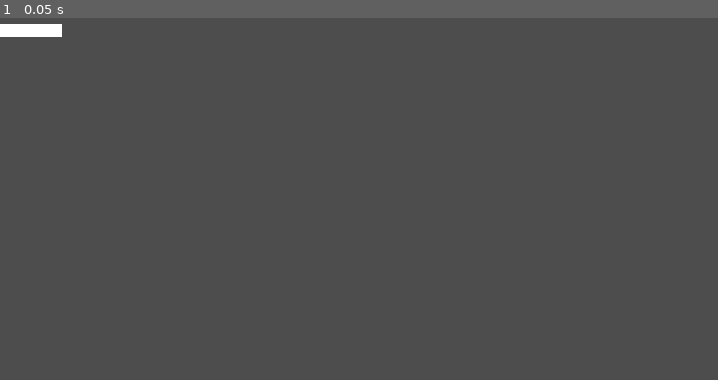
Above: before the commit, frame 1.
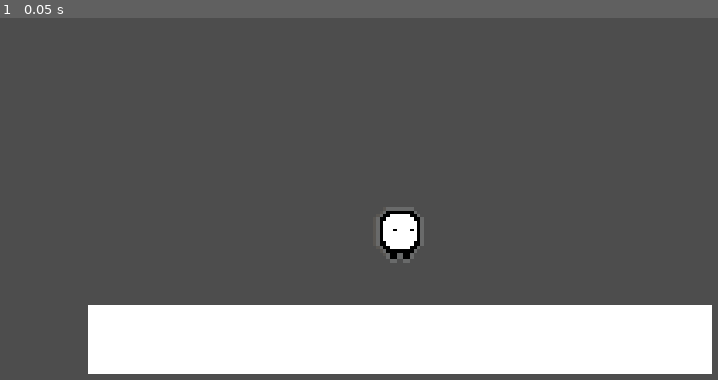
Above: after the commit, the same moment.

Repository: Mrneptune11/Unlimited-Games-Jam
Game: Godot game, scene res://Main.tscn
The game is run twice, just before and just after one commit, with the same random seed, the same clock (stepped at 60 frames per second) and the same inputs.
Inputs:
- Up to frame 1 (0.05 s): no input

The runs differ from the first frame. In frame 1, 18% of the frame differs, in the area x 0-100%, y 1-99%.

Commit message:
networking progress

Diff:
--- a/Lobby.tscn
+++ b/Lobby.tscn
@@ -1,6 +1,9 @@
 [gd_scene format=3 uid="uid://bi6nfjhot1eo5"]
 
+[ext_resource type="Script" uid="uid://3mtp3mvg1058" path="res://lobby.gd" id="1_gv8if"]
+
 [node name="Lobby" type="Node2D" unique_id=2146104970]
+script = ExtResource("1_gv8if")
 
 [node name="Level" type="Node2D" parent="." unique_id=817860642]
 
--- a/Main.tscn
+++ b/Main.tscn
@@ -1,9 +1,13 @@
 [gd_scene format=3 uid="uid://dwwa4u4id4t2m"]
+
+[ext_resource type="PackedScene" uid="uid://byro3ciqr2064" path="res://Objects/Player/Player.tscn" id="1_glv2v"]
+[ext_resource type="Script" uid="uid://df01en1boiqpy" path="res://level.gd" id="1_uu6xs"]
 
 [sub_resource type="RectangleShape2D" id="RectangleShape2D_g4v7s"]
 size = Vector2(178, 20)
 
 [node name="Node2D" type="Node2D" unique_id=1188062101]
+script = ExtResource("1_uu6xs")
 
 [node name="RigidBody2D" type="RigidBody2D" parent="." unique_id=1904165104]
 position = Vector2(0, 30)
@@ -17,3 +21,5 @@
 offset_bottom = 20.0
 offset_transform_enabled = true
 offset_transform_position = Vector2(-90, -10)
+
+[node name="Player" parent="." unique_id=1936875832 instance=ExtResource("1_glv2v")]
--- a/Objects/Player/player.gd
+++ b/Objects/Player/player.gd
@@ -2,7 +2,7 @@
 
 # Physics/control parameters
 const GRAVITY: float = 1024.0
-const SPEED: float = 384.0
+const SPEED: float = 256.0
 const JUMP_POWER: float = 256.0
 const GROUND_ACCEL: float = 1024.0
 const AIR_ACCEL: float = 512.0
@@ -33,7 +33,6 @@
 		character = clampi(value, 0, 50)
 		# Update sprite to display as the new character
 		var sprite: AnimatedSprite2D = $AnimatedSprite2D
-		color_id = gen_id()
 		$Sprite2D.modulate = Color(color_id)
 		print(color_id)
 
@@ -57,14 +56,6 @@
 		direction = 1.0 if (value > 0.0) else -1.0
 		# Flip sprite
 		$AnimatedSprite2D.flip_h = (direction < 0.0)
-
-#-------------------------------------------------------------------------------
-
-##Creates a color / id for a given player
-func gen_id()->String:
-	var rng:RandomNumberGenerator = RandomNumberGenerator.new()
-	var id:String = "%06x" % rng.randi_range(0x000000,0xFFFFFF)
-	return "#" + id
 
 #-------------------------------------------------------------------------------
 
--- /dev/null
+++ b/level.gd
@@ -0,0 +1 @@
+class_name Level extends Node2D
--- /dev/null
+++ b/lobby.gd
@@ -0,0 +1,201 @@
+class_name Lobby extends Node2D
+
+const MAX_PLAYERS = 50
+const DEFAULT_PORT = 47218
+
+const PLAYER_SCN:PackedScene = preload("res://Objects/Player/Player.tscn")
+var available_colors:Array[StringName] = []
+var player_idx:int = 0
+
+#-------------------------------------------------------------------------------
+
+var level:Level = null
+var level_idx:int = 1
+
+#-------------------------------------------------------------------------------
+
+
+# Lifecycle
+
+func _init()->void:
+	for i:int in range(MAX_PLAYERS):
+		while true:
+			var color:StringName = StringName(gen_id())
+			if available_colors.has(color):
+				continue
+			else:
+				available_colors.append(color)
+				break
+
+
+func _ready() -> void:
+	# Listen to multiplayer signals
+	# The following emit on both clients and servers
+	multiplayer.peer_connected.connect(_on_peer_connected)
+	multiplayer.peer_disconnected.connect(_on_peer_disconnected)
+	# The rest only emit for clients
+	multiplayer.connected_to_server.connect(_on_connected_to_server)
+	multiplayer.connection_failed.connect(_on_connection_failed)
+	multiplayer.server_disconnected.connect(_on_server_disconnected)
+
+#-------------------------------------------------------------------------------
+
+
+##Creates a color / id for a given player
+func gen_id()->StringName:
+	var rng:RandomNumberGenerator = RandomNumberGenerator.new()
+	var id:String = "%06x" % rng.randi_range(0x000000,0xFFFFFF)
+	return "#" + id
+
+#-------------------------------------------------------------------------------
+
+# Network
+
+func _start_server_common() -> void:
+	load_level(0) #start level scene
+	spawn_player(1) # server is always first player
+
+func start_enet_server(port: int = DEFAULT_PORT) -> void:
+	var peer: ENetMultiplayerPeer = ENetMultiplayerPeer.new()
+	peer.create_server(port, MAX_PLAYERS)
+	multiplayer.multiplayer_peer = peer
+	_start_server_common()
+
+func start_enet_client(address: String, port: int = DEFAULT_PORT) -> void:
+	var peer: ENetMultiplayerPeer = ENetMultiplayerPeer.new()
+	peer.create_client(address, port)
+	multiplayer.multiplayer_peer = peer
+
+func start_websocket_server(port: int = DEFAULT_PORT) -> void:
+	var peer: WebSocketMultiplayerPeer = WebSocketMultiplayerPeer.new()
+	peer.create_server(port)
+	multiplayer.multiplayer_peer = peer
+	_start_server_common()
+
+func start_websocket_client(url: String) -> void:
+	var peer: WebSocketMultiplayerPeer = WebSocketMultiplayerPeer.new()
+	peer.create_client(url)
+	multiplayer.multiplayer_peer = peer
+
+#-------------------------------------------------------------------------------
+
+# Network Events
+
+func _on_peer_connected(peer_id: int) -> void:
+	#handle spawn if host
+	if (!multiplayer.is_server()): return
+	spawn_player(peer_id)
+
+func _on_peer_disconnected(peer_id: int) -> void:
+	#handle removal if host
+	if (!multiplayer.is_server()): return
+	remove_player(peer_id)
+
+func _on_connected_to_server() -> void:
+	pass
+
+func _on_connection_failed() -> void:
+	pass
+
+func _on_server_disconnected() -> void:
+	pass
+
+#-------------------------------------------------------------------------------
+
+# Level Management
+
+func load_level(new_level_idx: int) -> void:
+	# Get level path
+	var level_spawner: MultiplayerSpawner = $LevelSpawner
+	if (new_level_idx < 0 || new_level_idx >= level_spawner.get_spawnable_scene_count()):
+		push_error("Level index out of bounds")
+		return
+	var level_path: String = level_spawner.get_spawnable_scene(new_level_idx)
+
+	# Free previous level
+	if (level != null): level.queue_free()
+
+	# Load new level
+	var level_scn: PackedScene = load(level_path)
+	level = level_scn.instantiate()
+	level_idx = new_level_idx
+	$Level.add_child.call_deferred(level, true)
+
+	# Listen to level events
+	level.goal_reached.connect(_on_goal_reached, ConnectFlags.CONNECT_ONE_SHOT)
+
+	#spawn players to 0,0
+	teleport_players(Vector2.ZERO)
+
+func unload_level() -> void:
+	if (level != null): level.queue_free()
+	level = null
+	level_idx = -1
+
+func next_level() -> void:
+	load_level(level_idx + 1)
+
+func is_final_level() -> bool:
+	var level_spawner: MultiplayerSpawner = $LevelSpawner
+	return (level_idx == level_spawner.get_spawnable_scene_count() - 1)
+
+# Level Events
+
+func _on_goal_reached(_player: Player) -> void:
+	# Detect when a player reaches the goal and switch levels
+	if (is_final_level()): return
+	next_level()
+
+#-------------------------------------------------------------------------------
+
+
+# Player Management
+
+func get_player(peer_id: int) -> Player:
+	for child: Node in $Players.get_children():
+		if (child is Player && child.peer_id == peer_id):
+			return child
+	return null
+
+func get_players() -> Array[Player]:
+	var players: Array[Player] = []
+	for child: Node in $Players.get_children():
+		if (child is Player):
+			players.append(child)
+	return players
+
+func get_player_count() -> int:
+	var count: int = 0
+	for child: Node in $Players.get_children():
+		if (child is Player):
+			count += 1
+	return count
+
+func spawn_player(peer_id: int) -> void:
+	# Prepare new player
+	var player: Player = PLAYER_SCN.instantiate()
+	player.name = str(peer_id)
+
+	player.color_id = available_colors.pop_at(player_idx)
+	player_idx += 1
+	player.character = player_idx
+
+
+	# Add player to level and teleport to spawn position
+	$Players.add_child(player)
+	player.teleport.rpc(level.get_spawn_position())
+
+func remove_player(peer_id: int) -> void:
+	# Find player node
+	var player: Player = get_player(peer_id)
+	if (player == null): return
+
+	# Return character back to available list
+	available_colors.append(player.color_id)
+	player_idx -= 1
+	# Free player
+	player.queue_free()
+
+func teleport_players(new_pos: Vector2) -> void:
+	for player: Player in get_players():
+		player.teleport.rpc(new_pos)
Not shown, added: level.gd.uid
Not shown, added: lobby.gd.uid
